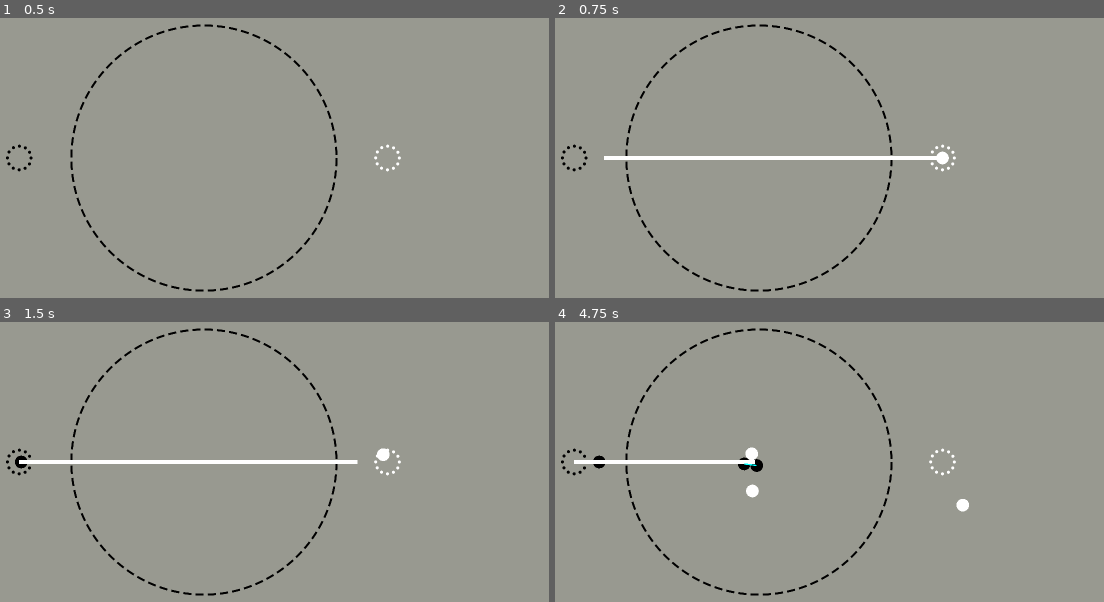
Above: before the commit, frames 1-4 (two rows, left to right).
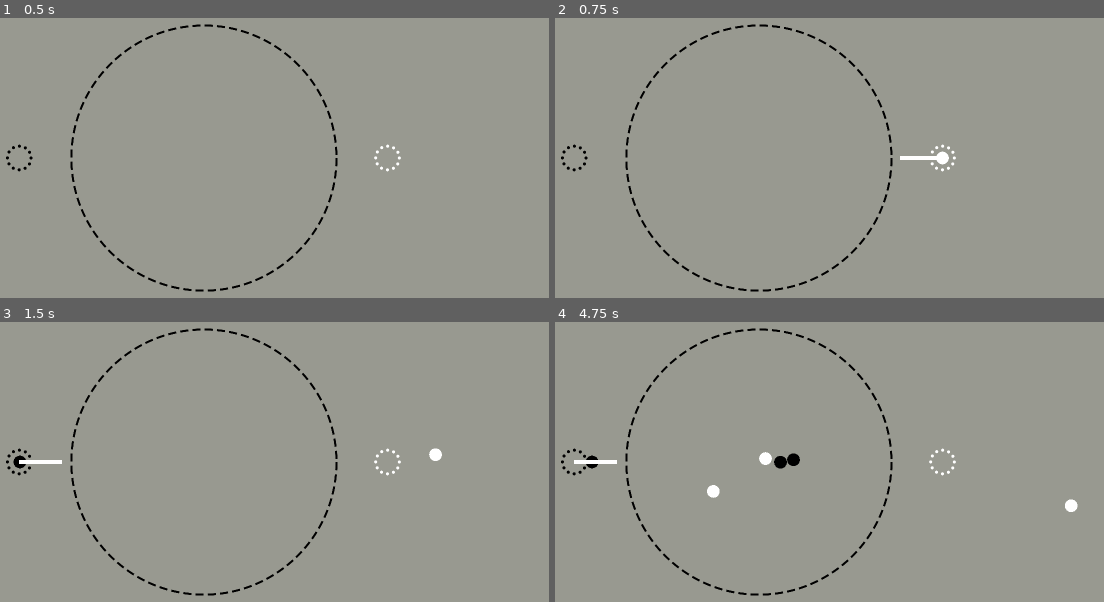
Above: after the commit, the same moments.

Repository: aeriab/Orbital_Go
Game: Godot game, scene res://game.tscn
Same seed, same stepped clock (60 frames per second), same inputs: the game is played once before the commit and once after it.
Inputs (mouse positions are in pixels of both pictures, inside the frame that each line leads up to):
- Up to frame 1 (0.5 s): no input
- Up to frame 2 (0.75 s): tap Enter at 0.5 s; move the mouse to (933, 135) at 0.52 s; press the mouse at (933, 135) at 0.53 s
- Up to frame 3 (1.5 s): tap Space at 1.25 s; move the mouse to (43, 484) at 1.27 s; release the mouse at (43, 484) at 1.28 s; click (43, 484) at 1.35 s
- Up to frame 4 (4.75 s): move the mouse to (840, 364) at 2.02 s; press the mouse at (840, 364) at 2.03 s; move the mouse to (719, 551) at 2.77 s; release the mouse at (719, 551) at 2.78 s; click (719, 551) at 2.85 s; move the mouse to (999, 529) at 3.52 s; press the mouse at (999, 529) at 3.53 s; move the mouse to (outside the picture) at 4.27 s; release the mouse at (outside the picture) at 4.28 s; click (outside the picture) at 4.35 s

Frame 1 is identical in both runs. In frame 2, 0.8% of the frame differs, in the area x 8-63%, y 49-51%; in frame 3, 1.0%; in frame 4, 1.3%, in the area x 5-96%, y 44-68%.

Commit message:
Trajectory lines are on point

Diff:
--- a/ball_piece/ball_piece.gd
+++ b/ball_piece/ball_piece.gd
@@ -34,7 +34,8 @@
 	return pos.direction_to(Vector2.ZERO) * Global.gravity * 100
 
 func _physics_process(_delta: float) -> void:
-	apply_central_force(stone_acceleration(global_position))
+	if not freeze:
+		apply_central_force(stone_acceleration(global_position))
 
 
 func _on_body_entered(body):
--- a/input_handler.gd
+++ b/input_handler.gd
@@ -37,5 +37,6 @@
 
 	if event.is_action_released("spawn_piece"):
 		ball.freeze = false
+		ball.linear_velocity = Vector2.ZERO
 		is_dragging = false
 		ball.linear_velocity = launch_vector()
--- a/trajectory_trace_handler.gd
+++ b/trajectory_trace_handler.gd
@@ -1,7 +1,7 @@
 extends Node2D
 @export var trajectory_line: Line2D
 
-var time_step: float = 0.05
+var time_step: float = 1.0 / 60.0
 var max_steps: int = 30
 
 func update_trajectory(ball: Stone, start_velocity: Vector2):
@@ -9,6 +9,7 @@
 
 	var pos = ball.global_position
 	var vel = start_velocity
+	var damp = ball.linear_damp
 
 	for i in max_steps:
 		trajectory_line.add_point(pos)
@@ -20,6 +21,8 @@
 
 		# Euler integration
 		vel += accel * time_step
+		vel *= max(1.0 - damp * time_step, 0.0)
+
 		var next_pos = pos + vel * time_step
 
 		# Raycast to check for collisions
